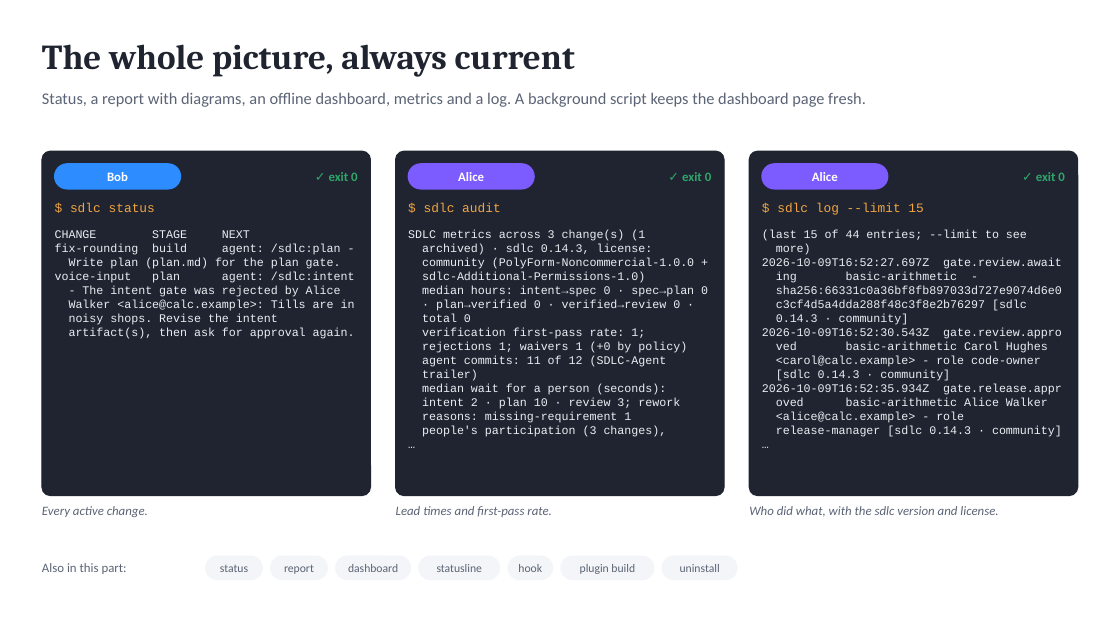
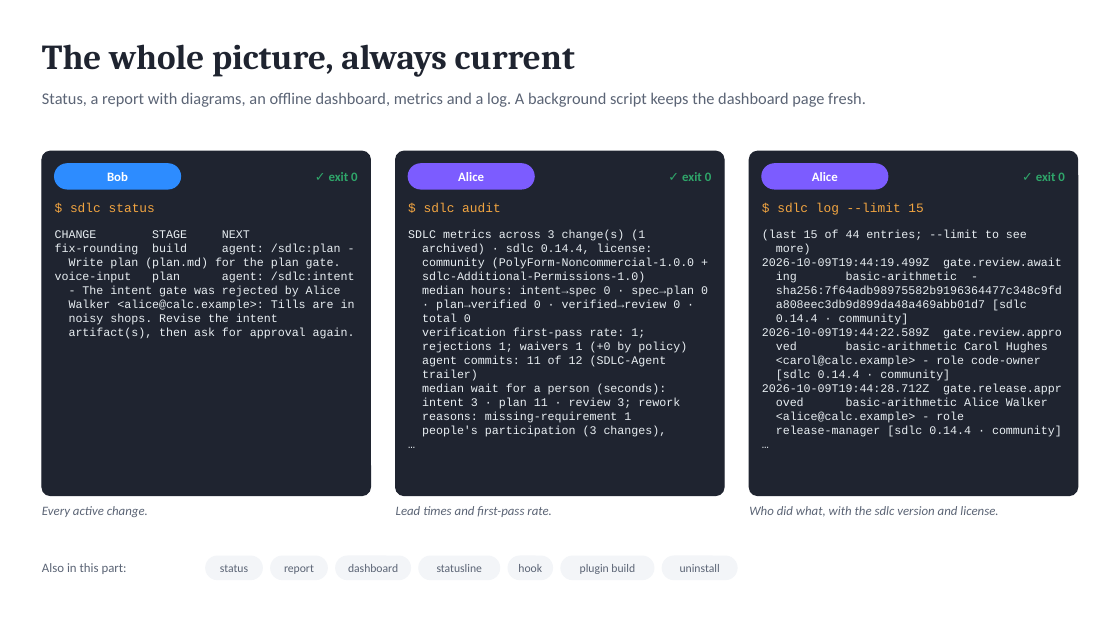
Before and after one commit to marin-ai-tech/sdlc, a slide deck: slide 18 of docs/demo/sdlc-calculator-demo.en.pptx. Drawn at 1120x630 pixels with LibreOffice and Linux fonts; fonts in the diff are those of the drawing. Boxes give left, top, right and bottom in pixels: in the first picture for what was removed or moved away, otherwise in the second. Text is boxed around its words. In the diff, an @@ line names an element or a change of style, - is before the commit and + after.

Commit message:
fix: no code of an npm pack runs on any npm; Linux CI (0.14.4)
- npm 10 runs a package's prepare script when npm pack is given a folder
  or a git spec, even with --ignore-scripts, so with npm 10 a team pack
  listed as npm: ./folder or npm: github:... could run its code during
  sdlc team sync. An npm pack is now only a registry package or a .tgz;
  a folder or a repository is refused when the configuration is read
  (a repository belongs in a git: pack), a folder is never handed to npm,
  and npm runs with npm_config_ignore_scripts=true.
- A test wrote a team's own git hook without the executable bit, which
  Linux ignores; the product was not affected.
- Every push and pull request is tested on Linux with npm 10 and npm 11.

```diff
--- a/docs/demo/sdlc-calculator-demo.en.pptx
+++ b/docs/demo/sdlc-calculator-demo.en.pptx
@@ text at bbox=[422, 244, 653, 255]: text changed @@
-archived) · sdlc 0.14.3, license:
+archived) · sdlc 0.14.4, license:
@@ text at bbox=[762, 258, 1062, 269]: text changed @@
-2026-10-09T16:52:27.697Z gate.review.await
+2026-10-09T19:44:19.499Z gate.review.await
@@ text at bbox=[762, 286, 1062, 339]: text changed @@
-sha256:66331c0a36bf8fb897033d727e9074d6e0
-c3cf4d5a4dda288f48c3f8e2b76297 [sdlc
-0.14.3 · community]
-2026-10-09T16:52:30.543Z gate.review.appro
+sha256:7f64adb98975582b9196364477c348c9fd
+a808eec3db9d899da48a469abb01d7 [sdlc
+0.14.4 · community]
+2026-10-09T19:44:22.589Z gate.review.appro
@@ text at bbox=[762, 370, 1062, 395]: text changed @@
-[sdlc 0.14.3 · community]
-2026-10-09T16:52:35.934Z gate.release.appr
+[sdlc 0.14.4 · community]
+2026-10-09T19:44:28.712Z gate.release.appr
@@ text at bbox=[422, 398, 680, 409]: text changed @@
-intent 2 · plan 10 · review 3; rework
+intent 3 · plan 11 · review 3; rework
@@ text at bbox=[776, 426, 1062, 437]: text changed @@
-release-manager [sdlc 0.14.3 · community]
+release-manager [sdlc 0.14.4 · community]
```
Also in this commit, not shown: 5 other slides changed, 39 other files.
